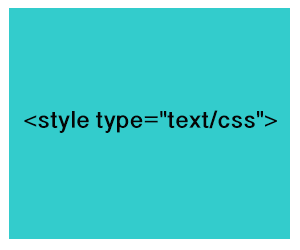
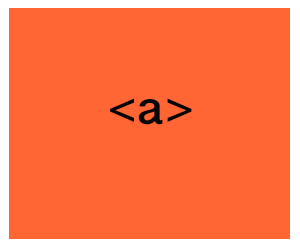
Two versions of the same layered image (300 x 250). Layer-by-layer changes:
renamed "<style type='text/css'>" to "<a>", painted on it over [24, 98, 277, 133]
